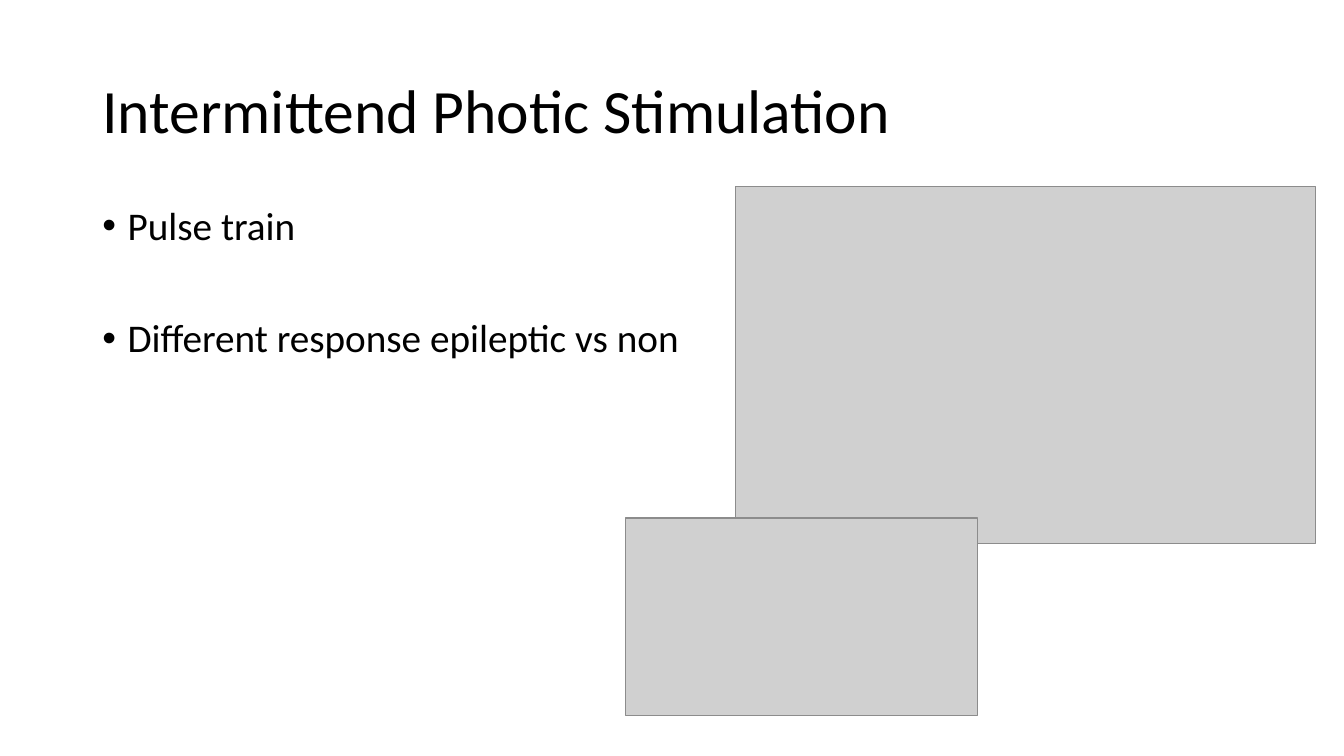
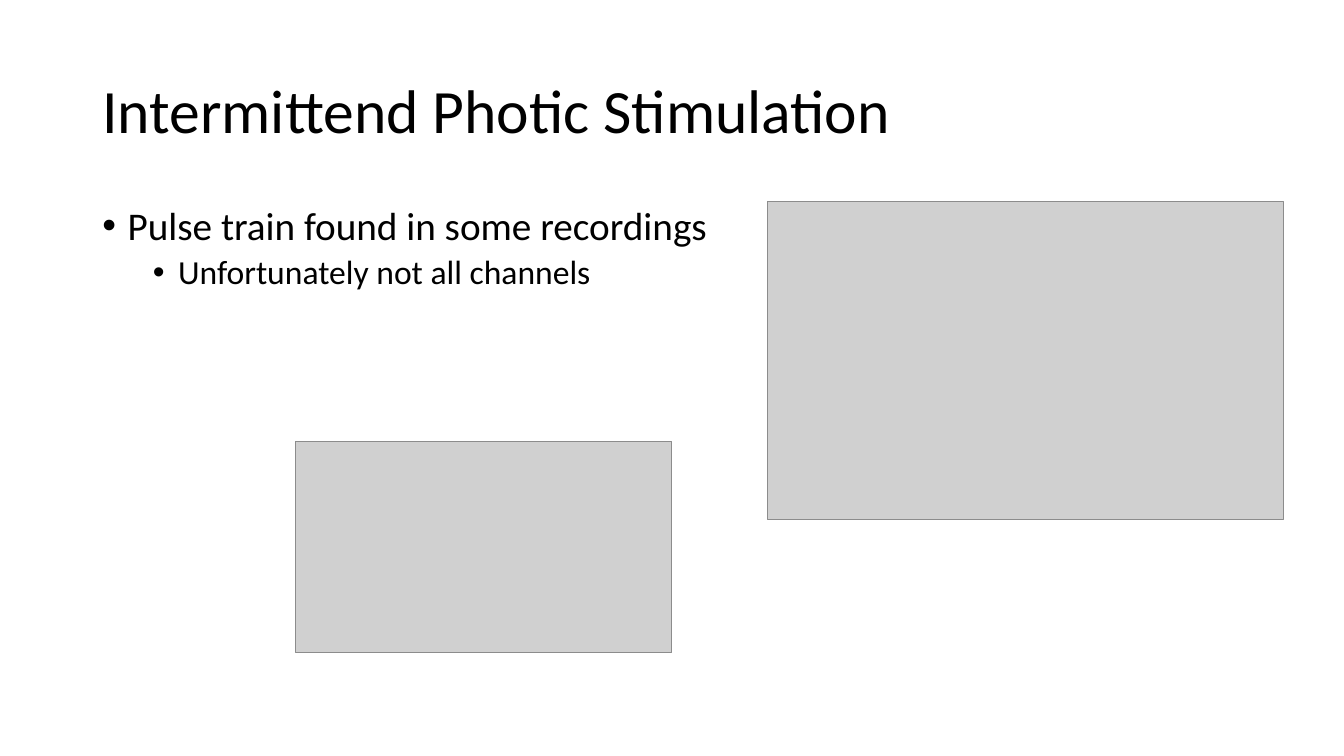
Before and after one commit to JeroenBuil/deegtal_coding_task, a slide deck: slide 14 of reports/dEEGtal interview presentation - Jeroen Buil.pptx (slide 6 before the commit). Drawn at 1344x756 pixels with LibreOffice and Linux fonts; fonts in the diff are those of the drawing; grey boxes stand for pictures. Boxes give left, top, right and bottom in pixels: in the first picture for what was removed or moved away, otherwise in the second. Text is boxed around its words. In the diff, an @@ line names an element or a change of style, - is before the commit and + after.

```diff
--- a/reports/dEEGtal interview presentation - Jeroen Buil.pptx
+++ b/reports/dEEGtal interview presentation - Jeroen Buil.pptx
@@ picture: place and size @@
-picture at [736, 187, 1316, 544]
+picture at [768, 202, 1285, 519]
@@ text at [128, 212, 706, 290]: text changed @@
-• Pulse train
-• Different response epileptic vs non
+• Pulse train found in some recordings
+  • Unfortunately not all channels
@@ picture: place and size @@
-picture at [626, 518, 978, 716]
+picture at [295, 442, 671, 653]
```
Also in this commit, not shown: 4 other slides changed, 21 slides added, 7 slides removed, 1 other file.
